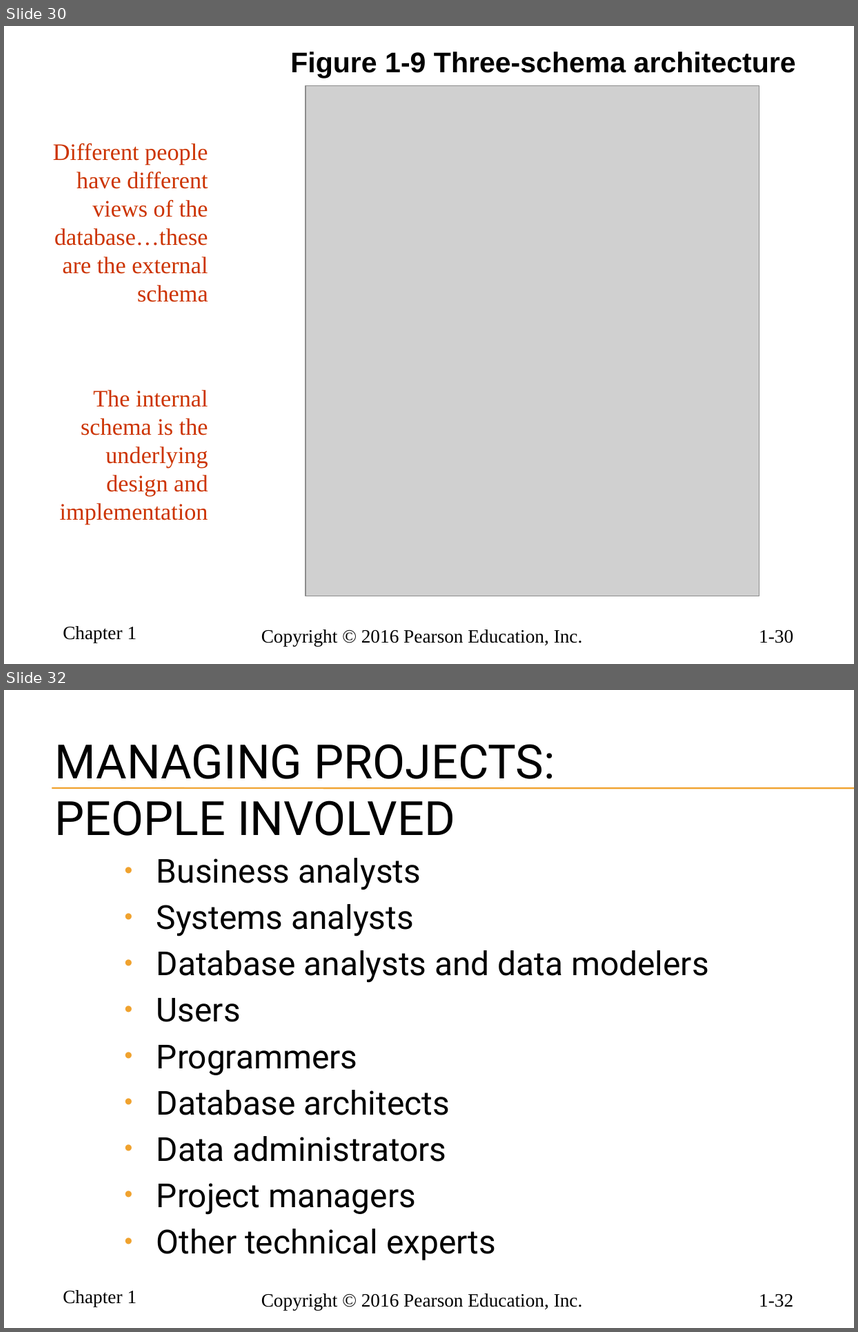
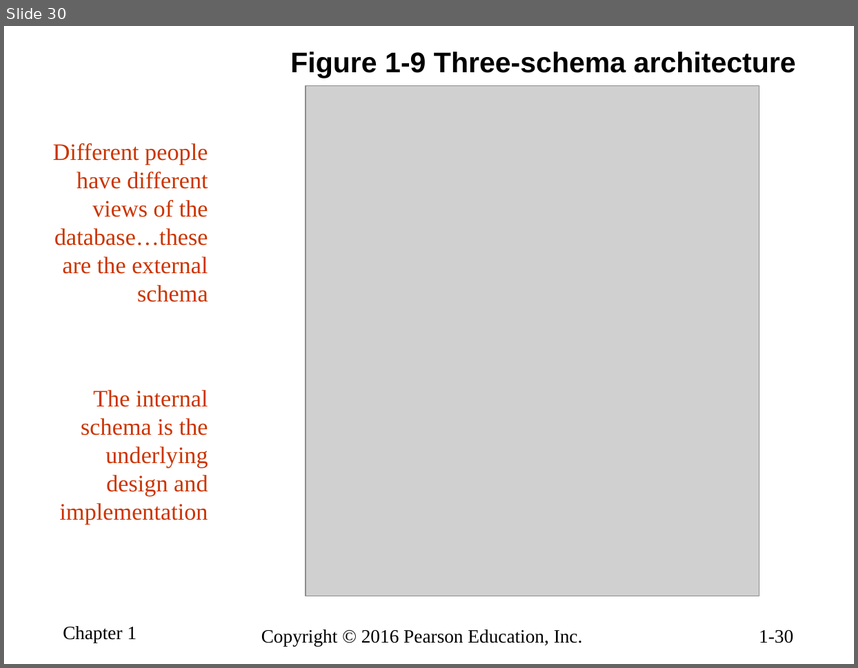
Before and after one commit to ccrngd1/SCTD-DWD271-IntroDB, a slide deck: hoffer_mdm12e_pp_ch01.pptx. Shown one above the other, each under a label of ours: slides 30 and 32 before the commit, slide 30 after it; the slides between them are not shown. The pictures are 858x1332 and 858x668 pixels, drawn with LibreOffice and Linux fonts; fonts in the diff are those of the drawing; grey boxes stand for pictures; background and template pictures are left out. Boxes give left, top, right and bottom in pixels: in the first picture for what was removed or moved away, otherwise in the second. Text is boxed around its words. In the diff, an @@ line names an element or a change of style, - is before the commit and + after.

```diff
--- a/hoffer_mdm12e_pp_ch01.pptx
+++ b/hoffer_mdm12e_pp_ch01.pptx
@@ slide 32 removed at box(4, 690, 854, 1328), background picture (left out); not listed: 3 template elements that a slide beside it also shows @@
@@ title removed at box(55, 744, 555, 836) @@
-MANAGING PROJECTS:
-PEOPLE INVOLVED
@@ line removed from (52, 788) to (854, 788) @@
@@ line removed from (52, 789) to (854, 789) @@
@@ text removed at box(156, 858, 709, 1260) @@
-• Business analysts
-• Systems analysts
-• Database analysts and data modelers
-• Users
-• Programmers
-• Database architects
-• Data administrators
-• Project managers
-• Other technical experts
```
Also in this commit, not shown: 3 slides changed, 5 slides added, 1 other slide removed.
